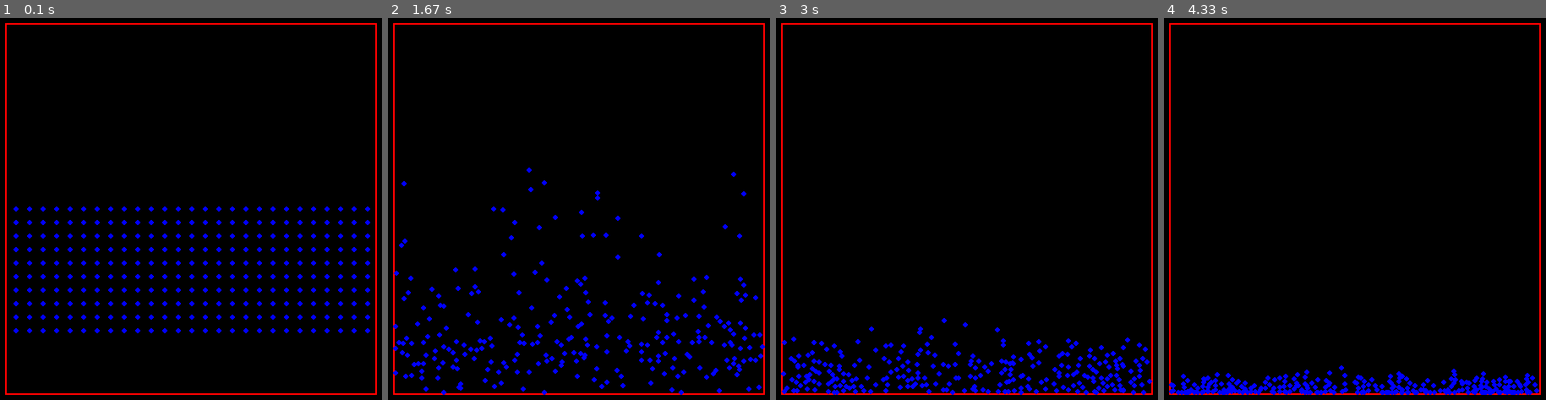
Above: before the commit, frames 1-4 (left to right).
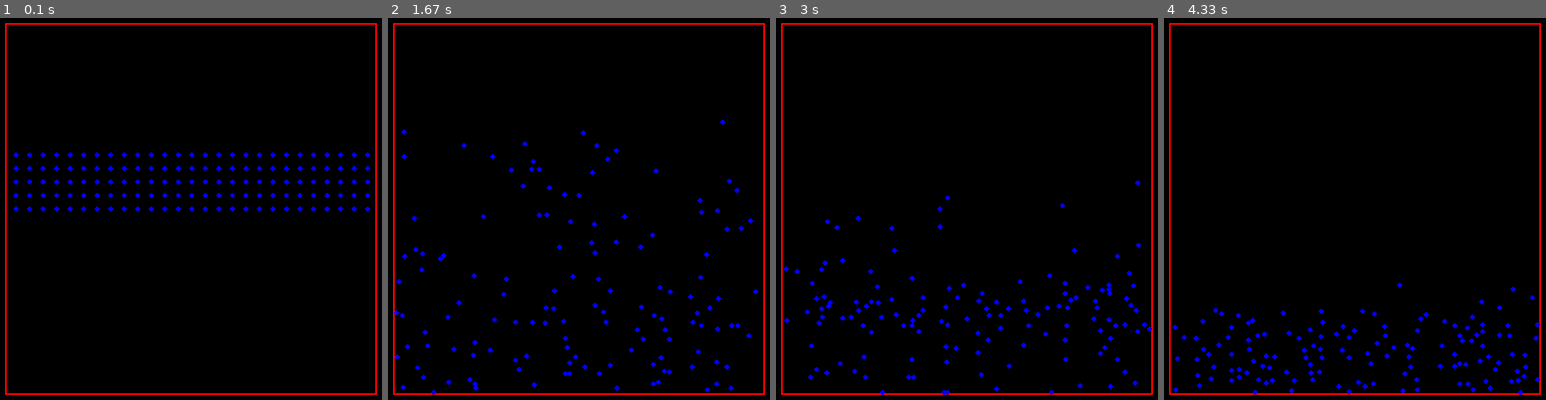
Above: after the commit, the same moments.

Repository: tmj99/fluid_dynamics
Game: pygame game, started from fluid_dynamics_run.py
The game is run twice, just before and just after one commit, with the same random seed, the same clock (stepped at 60 frames per second) and the same inputs.
Inputs:
- Up to frame 1 (0.1 s): no input
- Up to frame 2 (1.67 s): no input
- Up to frame 3 (3 s): no input
- Up to frame 4 (4.33 s): no input

The runs differ from the first frame. In frame 1, 4.1% of the frame differs, in the area x 3-97%, y 35-83%; in frame 2, 4.6%, in the area x 1-99%, y 26-99%; in frame 3, 4.4%; in frame 4, 3.7%.

Commit message:
FIX STICKY! But requires even more calculations.

Diff:
--- a/ball_helper.py
+++ b/ball_helper.py
@@ -12,6 +12,9 @@
     def locUpdate(self, time, gravity):
         self.location[0] += self.velocity[0] * time
         self.location[1] += self.velocity[1] * time + 0.5 * gravity * time**2
+
+    def forwardLocUpdate(self, time, gravity):
+        return (self.location[0] + self.velocity[0] * time, self.location[1] + self.velocity[1] * time + 0.5 * gravity * time**2)
 
     def gravityUpdate(self,gravity,time):
         self.velocity[1] += gravity * time
@@ -44,14 +47,17 @@
         pass
 
 def lookAheadCheckCollision(blob1, blob2, radius, time_Elapsed, gravity):
-    future_x = blob1.location[0] + blob1.velocity[0] * time_Elapsed
-    future_y = blob1.location[1] + (blob1.velocity[1] + 0.5 * gravity * (time_Elapsed)**2) * time_Elapsed
-    if math.sqrt((future_x-blob2.location[0])**2 + (future_y-blob2.location[1])**2) < radius * 2:
+    a, b = blob1.forwardLocUpdate(time_Elapsed, gravity)
+    x, y = blob2.forwardLocUpdate(time_Elapsed, gravity)
+    if pythagoras(a,b,x,y) < radius * 2:
         # print(blob1.name,"and",blob2.name,'collided')
         return True
     else:
         pass
 
-def resolvePhysicalCollision(blob1,blob2,dampen,radius, gravity):
-    for i in [0,1]:
-        blob1.velocity[i] , blob2.velocity[i] = dampen*blob2.velocity[i] , dampen*blob1.velocity[i]
+def resolvePhysicalCollision(blob1,blob2, gravity ,dampen):
+    a, b = blob1.forwardLocUpdate(0.001, gravity)
+    x, y = blob2.forwardLocUpdate(0.001, gravity)
+    if pythagoras(a,b,x,y) < pythagoras(blob1.location[0],blob1.location[1],blob2.location[0],blob2.location[1]):
+        for i in [0,1]:
+            blob1.velocity[i] , blob2.velocity[i] = dampen*blob2.velocity[i] , dampen*blob1.velocity[i]
--- a/fluid_dynamics_run.py
+++ b/fluid_dynamics_run.py
@@ -10,10 +10,15 @@
 screen = pygame.display.set_mode([500,500])
 boundaries = bound(30,470)
 red_border = [boundaries.x,boundaries.y-boundaries.x]
-gravity = 9.81*100 # 9.81m/s2
+gravity = 981 #0  or 981
 
 # ball stuff:
-rows = 10
+
+# big
+# rows = 5
+# radius = 10
+#small
+rows = 5
 radius = 3
 wall_dampen = 0.85
 particle_dampen = 0.97
@@ -53,7 +58,7 @@
 
             if lookAheadCheckCollision(particles, otherPart, radius, time_Elapsed, gravity):
                 totalCollisions += 1
-                resolvePhysicalCollision(particles, otherPart, particle_dampen, radius, gravity)
+                resolvePhysicalCollision(particles, otherPart, gravity, particle_dampen)
 
         particles.resolveWallCollision(wall_dampen, boundaries, radius)
         # print("Location:",particles.location,"| Velocity:",particles.velocity)
--- a/pygame_helper.py
+++ b/pygame_helper.py
@@ -11,7 +11,7 @@
 def setParticles(allParticles,boundaries,radius,gap,rows,random_v):
     for j in range(0,rows):
         for i in range(1, 1 + int((boundaries.y - boundaries.x) / ( 2 * radius + gap ))):
-            allParticles.append(blob([ boundaries.x + radius + gap + (i-1) * (2 * radius + gap) ,250 + j * (2 * radius + gap)],[ (1-random_v)*200 + random_v*random.randint(0,200)*random.randint(-1,1),(1-random_v)*-200 + random_v*random.randint(0,400)*random.randint(-1,1)],"Blob{}".format(i)))
+            allParticles.append(blob([ boundaries.x + radius + gap + (i-1) * (2 * radius + gap) ,250 - j * (2 * radius + gap)],[ (1-random_v)*200 + random_v*random.randint(0,200)*random.randrange(-1,2,2),(1-random_v)*-200 + random_v*random.randint(0,400)*random.randrange(-1,2,2)],"Blob{}".format(i)))
 
     for i in allParticles:
         print(i.location)
